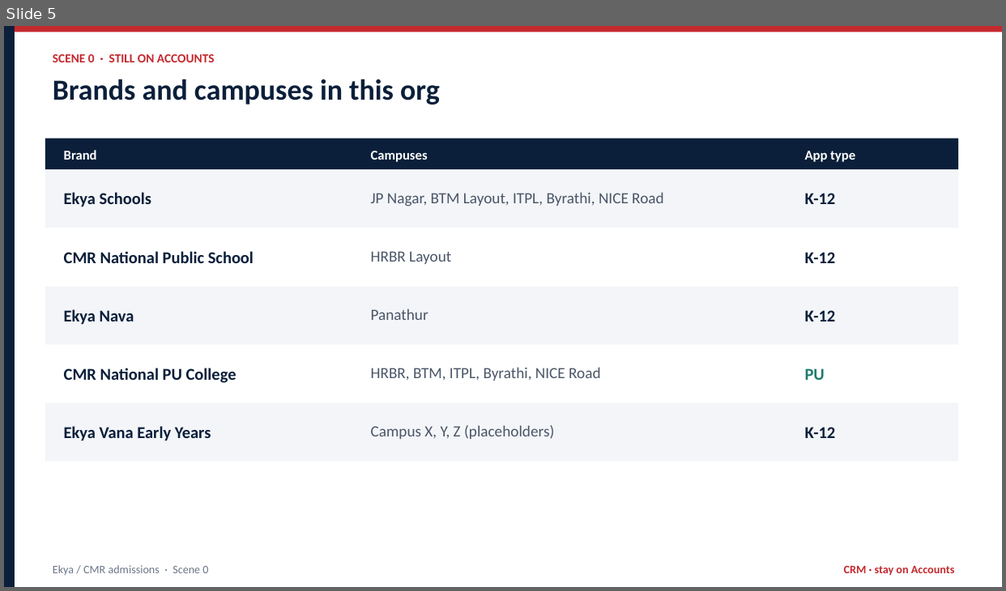
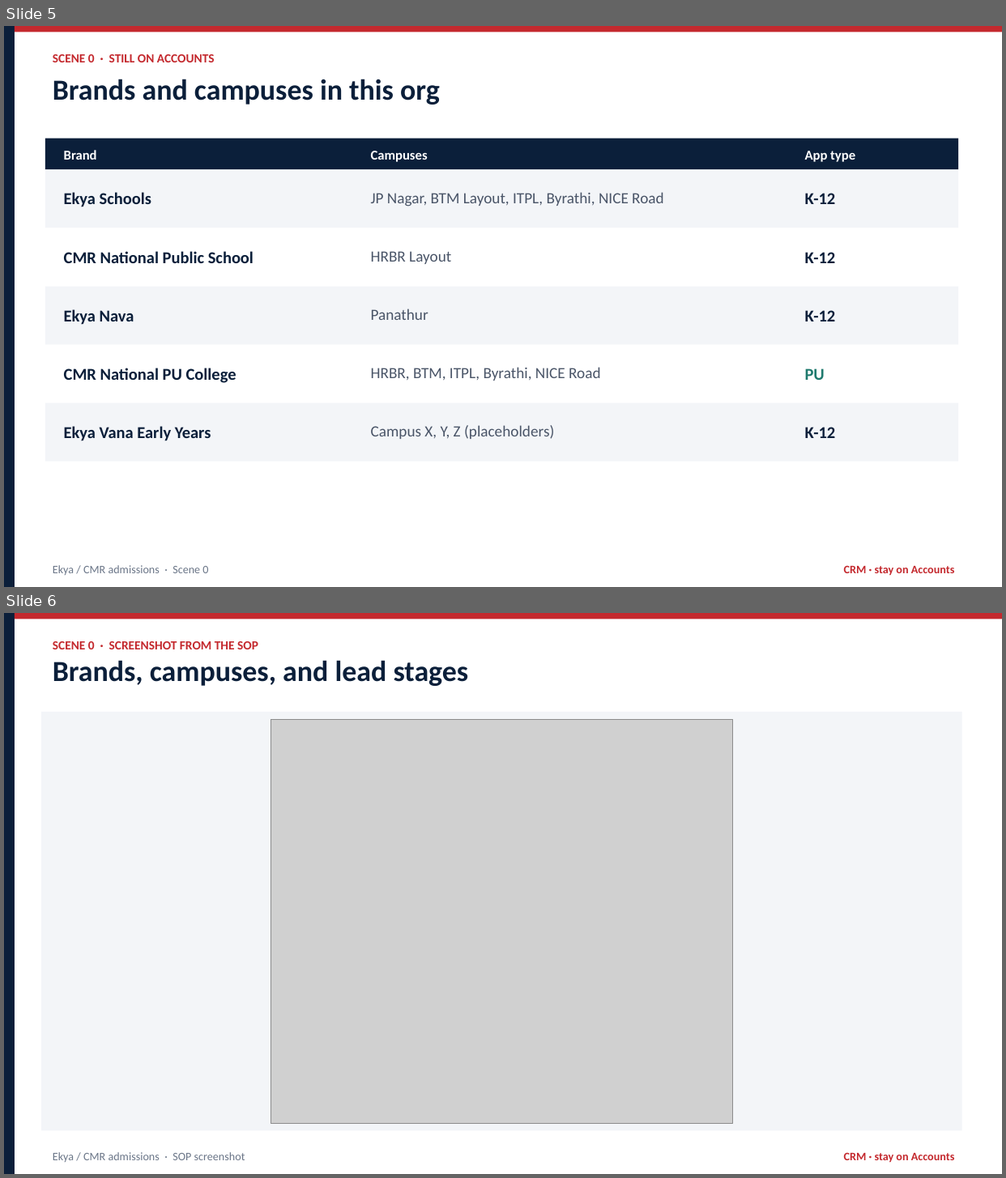
Before and after one commit to JuliaSan09/glowing-chainsaw, a slide deck: docs/ekya-admissions/show/Ekya-CMR-Admissions-Demo.pptx. Shown one above the other, each under a label of ours: slide 5 before the commit, slides 5 and 6 after it. The pictures are 1006x591 and 1006x1178 pixels, drawn with LibreOffice and Linux fonts; fonts in the diff are those of the drawing; grey boxes stand for pictures. Boxes give left, top, right and bottom in pixels: in the first picture for what was removed or moved away, otherwise in the second. Text is boxed around its words. In the diff, an @@ line names an element or a change of style, - is before the commit and + after.

```diff
--- a/docs/ekya-admissions/show/Ekya-CMR-Admissions-Demo.pptx
+++ b/docs/ekya-admissions/show/Ekya-CMR-Admissions-Demo.pptx
@@ slide 6 added at (x1=4, y1=613, x2=1002, y2=1174), background #FFFFFF @@
@@ rectangle added at (x1=4, y1=613, x2=15, y2=1174), fill #0B1F3A @@
@@ rectangle added at (x1=15, y1=613, x2=1002, y2=619), fill #C4292E @@
@@ text added at (x1=53, y1=641, x2=258, y2=649), 12 pt, text #C4292E, bold @@
+SCENE 0 · SCREENSHOT FROM THE SOP
@@ text added at (x1=53, y1=660, x2=469, y2=686), 28 pt, text #0B1F3A, bold @@
+Brands, campuses, and lead stages
@@ rectangle added at (x1=41, y1=712, x2=962, y2=1131), fill #F3F5F8 @@
@@ picture added at (x1=270, y1=719, x2=732, y2=1123) @@
@@ text added at (x1=53, y1=1152, x2=245, y2=1162), 11 pt, text #6B7688 @@
+Ekya / CMR admissions · SOP screenshot
@@ text added at (x1=844, y1=1152, x2=955, y2=1163), 11 pt, text #C4292E, bold @@
+CRM · stay on Accounts
```
Also in this commit, not shown: 1 slide changed, 4 other slides added, 19 other files.
